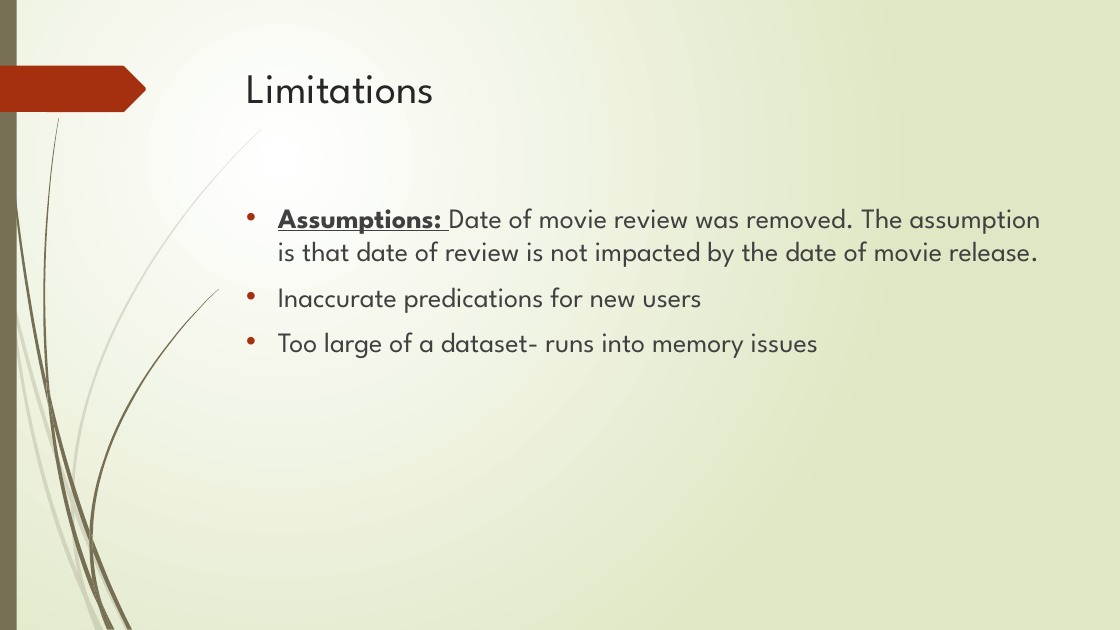
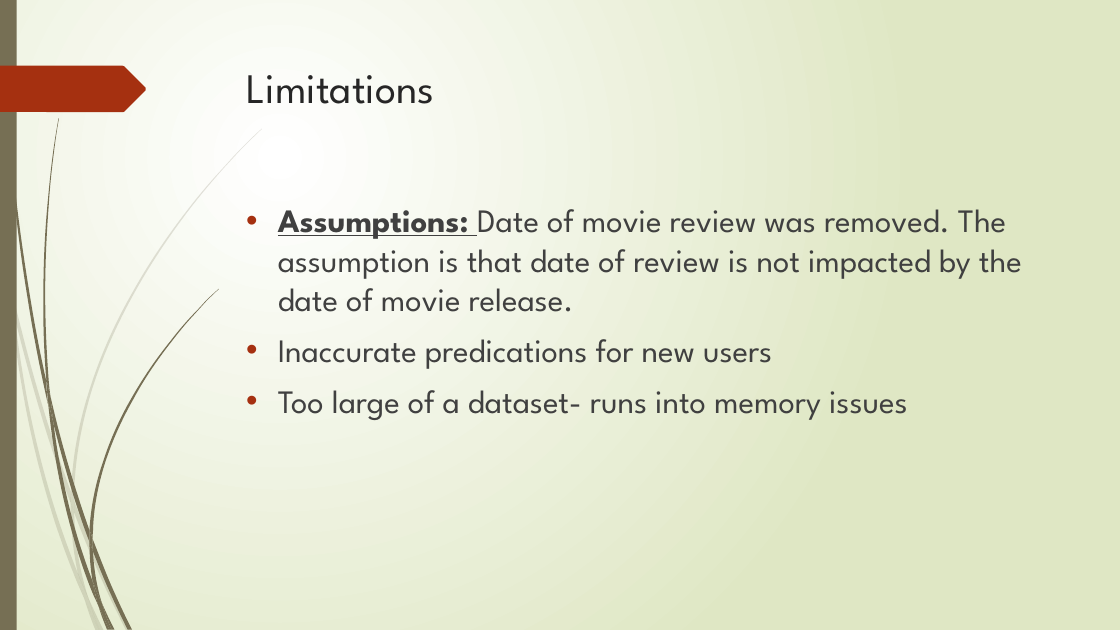
Before and after one commit to manelmahroug/netflix-movie-recommendation, a slide deck: slide 8 of Movie-Recommendation.pptx (slide 7 before the commit). Drawn at 1120x630 pixels with LibreOffice and Linux fonts; fonts in the diff are those of the drawing. Boxes give left, top, right and bottom in pixels: in the first picture for what was removed or moved away, otherwise in the second. Text is boxed around its words. In the diff, an @@ line names an element or a change of style, - is before the commit and + after.

```diff
--- a/Movie-Recommendation.pptx
+++ b/Movie-Recommendation.pptx
@@ text "Assumptions: Date of movie review ..." at [278, 209, 1022, 420]: size 24 to 28 pt @@
```
Also in this commit, not shown: 2 other slides changed, 1 slide added, 3 other files.
